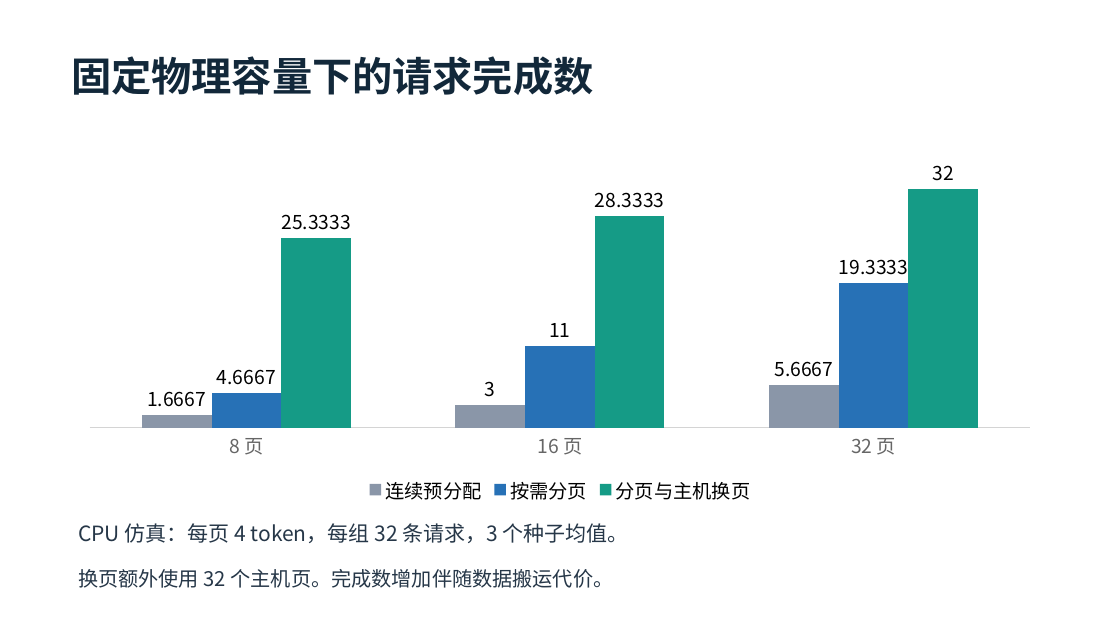
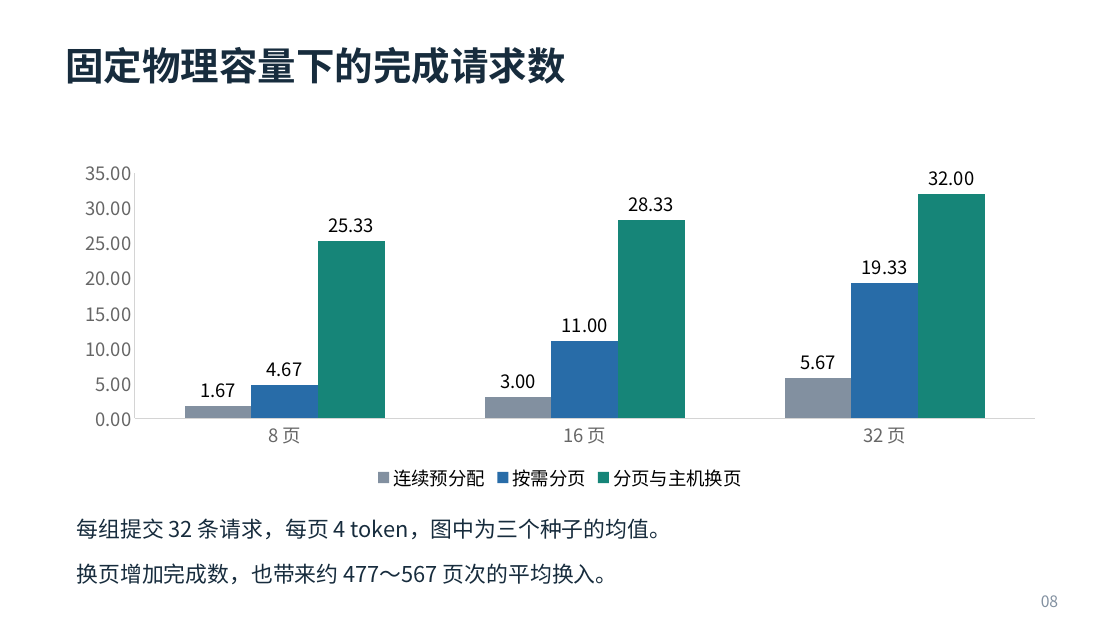
Before and after one commit to RiceXi/Professional-Internship, a slide deck: slide 8 of docs/任务一答辩.pptx (slide 5 before the commit). Drawn at 1120x630 pixels with LibreOffice and Linux fonts; fonts in the diff are those of the drawing. Boxes give left, top, right and bottom in pixels: in the first picture for what was removed or moved away, otherwise in the second. Text is boxed around its words. In the diff, an @@ line names an element or a change of style, - is before the commit and + after.

```diff
--- a/docs/任务一答辩.pptx
+++ b/docs/任务一答辩.pptx
@@ text at [65, 47, 565, 84]: text changed; size 34.5 to 33 pt; text colour #12283A to #172C3D @@
-固定物理容量下的请求完成数
+固定物理容量下的完成请求数
@@ column chart at [66, 153, 1054, 494] @@
@@ 连续预分配, 8 页: 1.6667 to 1.67 @@
@@ 连续预分配, 32 页: 5.6667 to 5.67 @@
@@ colour of 连续预分配 #8A96A8 to #8290A0 @@
@@ data labels of 连续预分配 changed @@
@@ 按需分页, 8 页: 4.6667 to 4.67 @@
@@ 按需分页, 32 页: 19.3333 to 19.33 @@
@@ colour of 按需分页 #2771B6 to #286CA8 @@
@@ data labels of 按需分页 changed @@
@@ 分页与主机换页, 8 页: 25.3333 to 25.33 @@
@@ 分页与主机换页, 16 页: 28.3333 to 28.33 @@
@@ colour of 分页与主机换页 #159B86 to #168578 @@
@@ data labels of 分页与主机换页 changed @@
@@ legend changed @@
@@ category axis changed @@
@@ value axis changed @@
@@ column chart: place and size @@
-column chart at [70, 158, 1050, 508]
+column chart at [66, 153, 1054, 494]
@@ text at [77, 518, 671, 539]: text changed; size 18 to 18.8 pt; text colour #263748 to #172C3D @@
-CPU 仿真：每页 4 token，每组 32 条请求，3 个种子均值。
+每组提交 32 条请求，每页 4 token，图中为三个种子的均值。
@@ text at [77, 563, 618, 584]: text changed; size 17.2 to 18.8 pt; text colour #263748 to #172C3D @@
-换页额外使用 32 个主机页。完成数增加伴随数据搬运代价。
+换页增加完成数，也带来约 477～567 页次的平均换入。
@@ text added at [1041, 595, 1058, 607], 13.5 pt, text #8290A0 @@
+08
```
Also in this commit, not shown: 1 other slide changed, 11 slides added, 6 slides removed, 4 other files.
